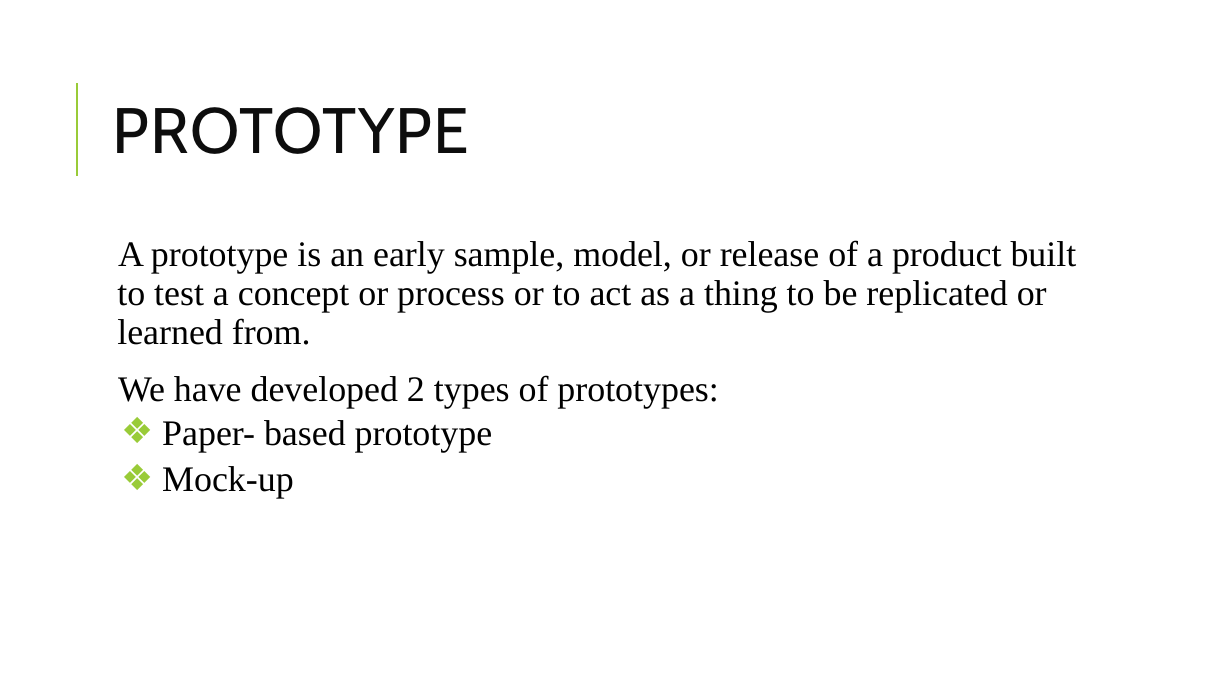
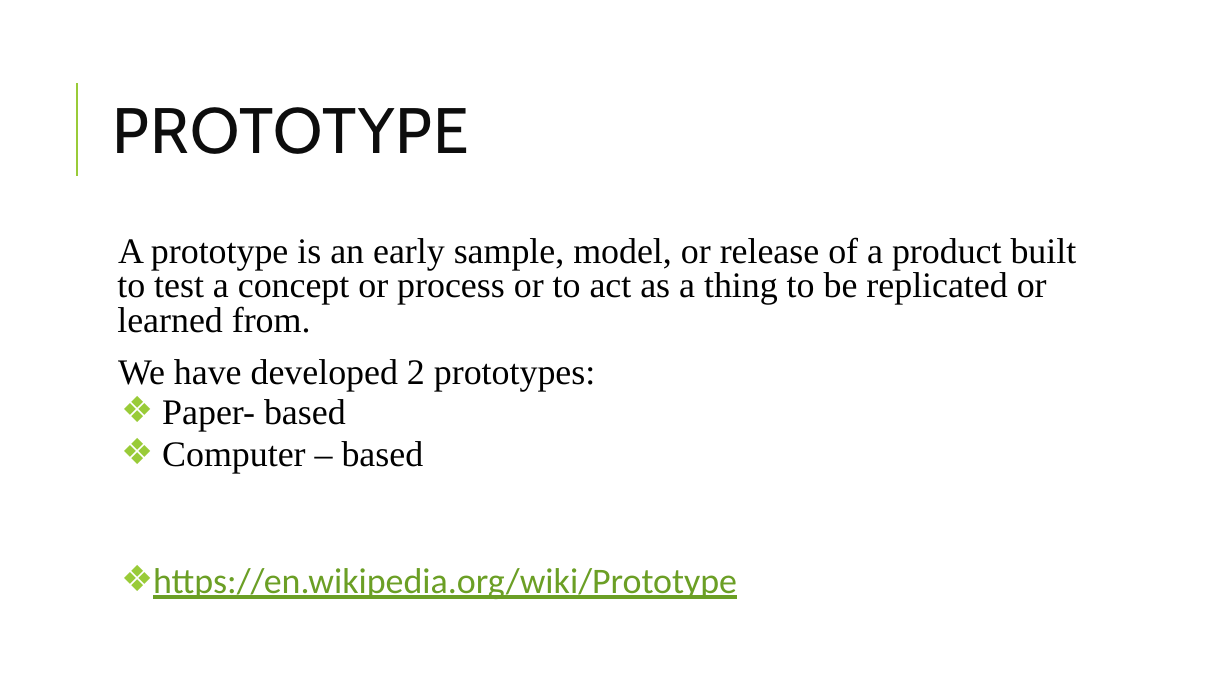
Before and after one commit to Satyavrath/rationbalancing, a slide deck: slide 6 of documents/RationBalancing.pptx. Drawn at 1232x693 pixels with LibreOffice and Linux fonts; fonts in the diff are those of the drawing. Boxes give left, top, right and bottom in pixels: in the first picture for what was removed or moved away, otherwise in the second. Text is boxed around its words. In the diff, an @@ line names an element or a change of style, - is before the commit and + after.

```diff
--- a/documents/RationBalancing.pptx
+++ b/documents/RationBalancing.pptx
@@ text at box(117, 237, 1077, 333): line spacing 0.9 to 0.8 @@
@@ text at box(118, 359, 737, 599): text changed @@
-  We have developed 2 types of prototypes:
-  ❖ Paper- based prototype
-  ❖ Mock-up
+  We have developed 2 prototypes:
+  ❖ Paper- based
+  ❖ Computer – based
+  ❖ https://en.wikipedia.org/wiki/Prototype
```
Also in this commit, not shown: 5 other slides changed, 1 slide added, 1 slide removed, 1 other file.
